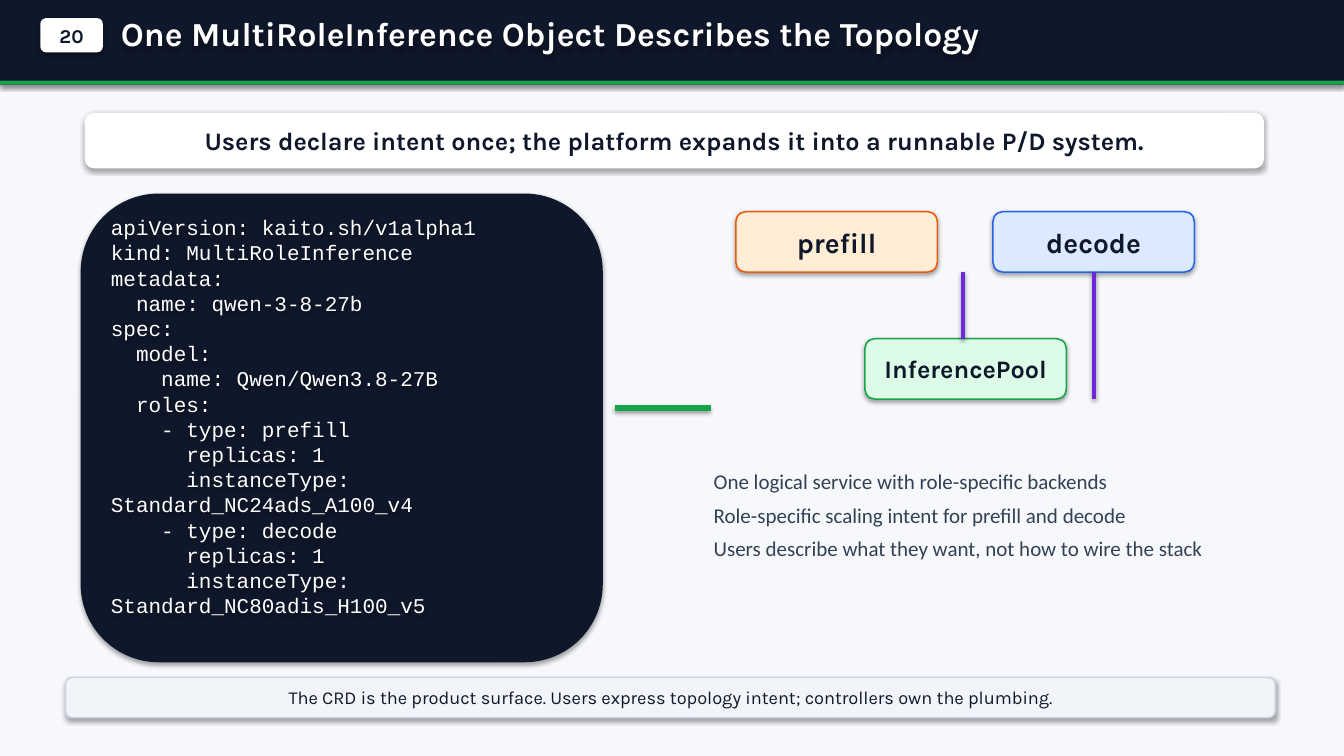
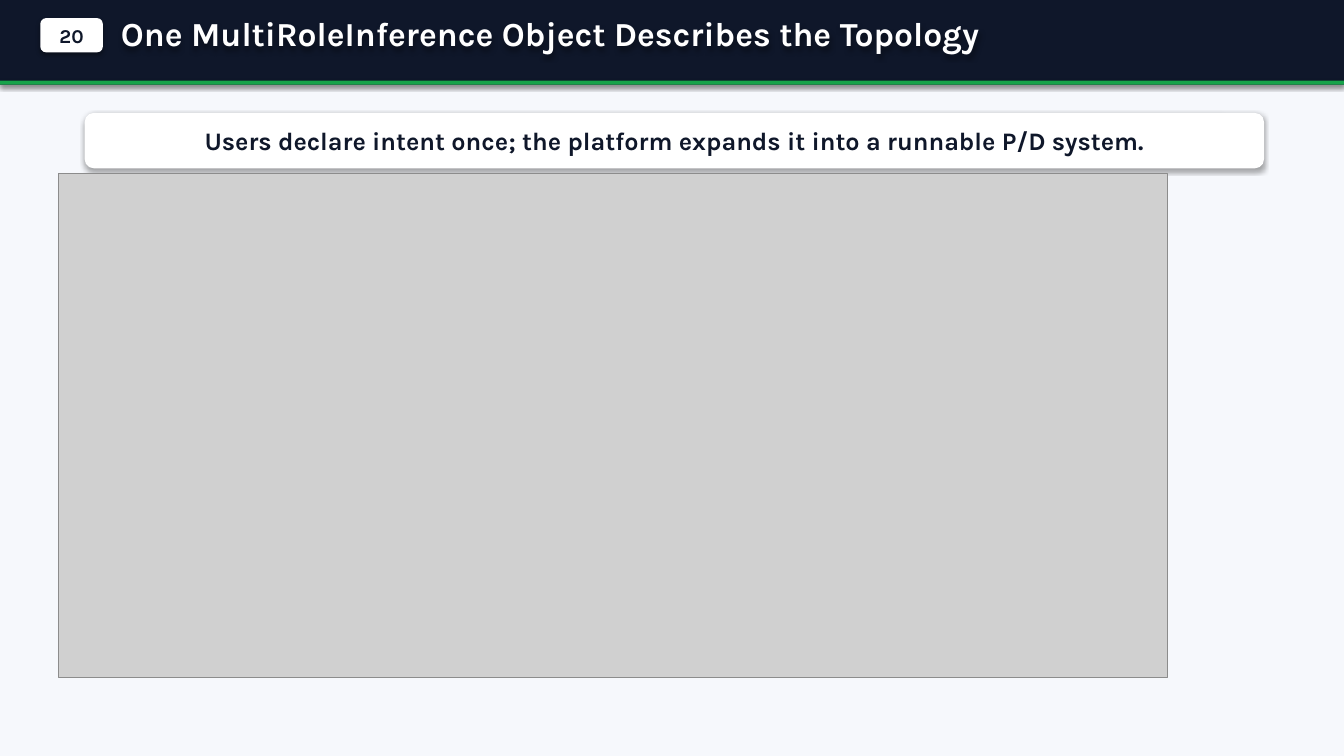
Before and after one commit to andyzhangx/demo, a slide deck: slide 5 of llm/kaito-llm-d-pd-slides.pptx. Drawn at 1344x756 pixels with LibreOffice and Linux fonts; fonts in the diff are those of the drawing; grey boxes stand for pictures. Boxes give left, top, right and bottom in pixels: in the first picture for what was removed or moved away, otherwise in the second. Text is boxed around its words. In the diff, an @@ line names an element or a change of style, - is before the commit and + after.

```diff
--- a/llm/kaito-llm-d-pd-slides.pptx
+++ b/llm/kaito-llm-d-pd-slides.pptx
@@ picture added at (x1=58, y1=173, x2=1168, y2=678) @@
@@ rounded rectangle removed at (x1=81, y1=194, x2=603, y2=662) @@
@@ text removed at (x1=111, y1=220, x2=476, y2=616) @@
-apiVersion: kaito.sh/v1alpha1
-kind: MultiRoleInference
-metadata:
-name: qwen-3-8-27b
-spec:
-model:
-name: Qwen/Qwen3.8-27B
-roles:
-- type: prefill
-replicas: 1
-instanceType: Standard_NC24ads_A100_v4
-- type: decode
-replicas: 1
-instanceType: Standard_NC80adis_H100_v5
@@ rounded rectangle removed at (x1=736, y1=212, x2=938, y2=272) @@
-prefill
@@ rounded rectangle removed at (x1=993, y1=212, x2=1195, y2=272) @@
-decode
@@ line removed from (963, 272) to (963, 339) @@
@@ line removed from (1094, 399) to (1094, 272) @@
@@ rounded rectangle removed at (x1=865, y1=339, x2=1067, y2=399) @@
-InferencePool
@@ line removed from (615, 408) to (711, 408) @@
@@ text removed at (x1=714, y1=474, x2=1202, y2=560) @@
-One logical service with role-specific backends
-Role-specific scaling intent for prefill and decode
-Users describe what they want, not how to wire the stack
@@ rounded rectangle removed at (x1=66, y1=678, x2=1275, y2=718) @@
-The CRD is the product surface. Users express topology intent; controllers own the plumbing.
```
Also in this commit, not shown: 7 other slides changed, 10 other files.
